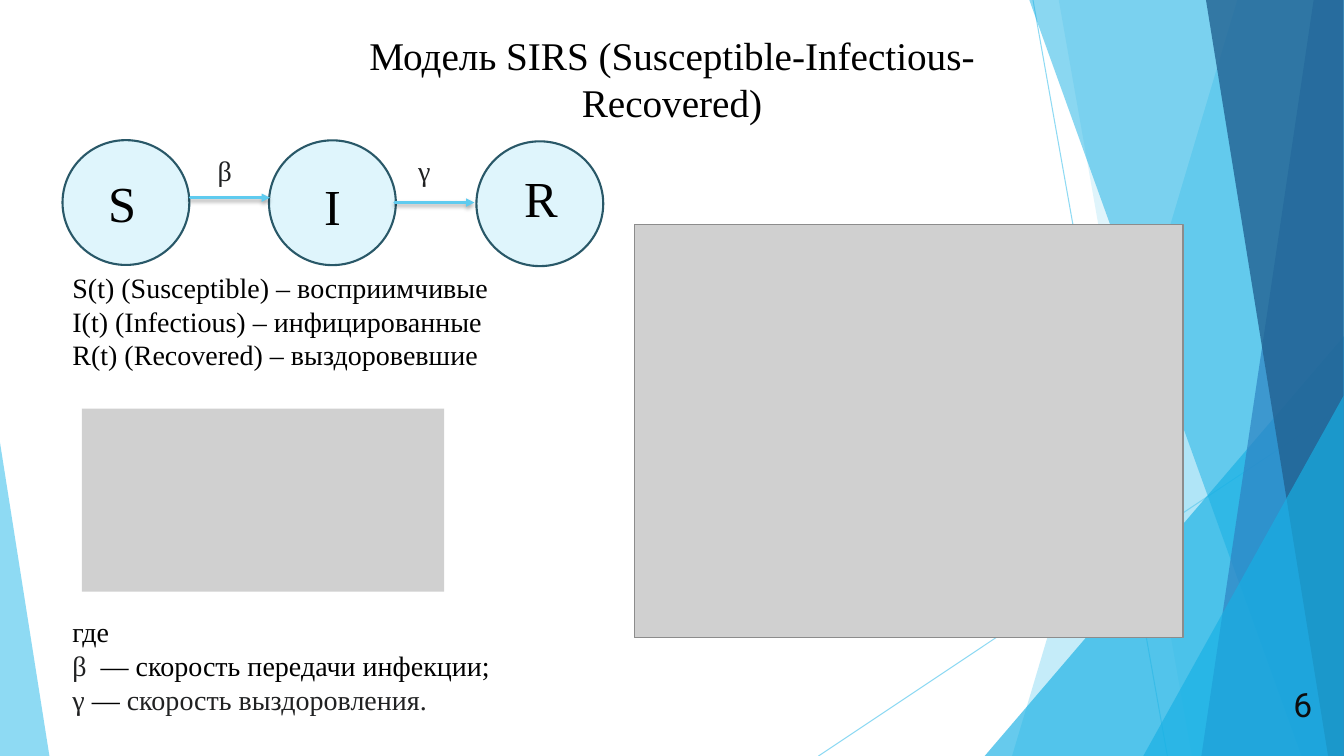
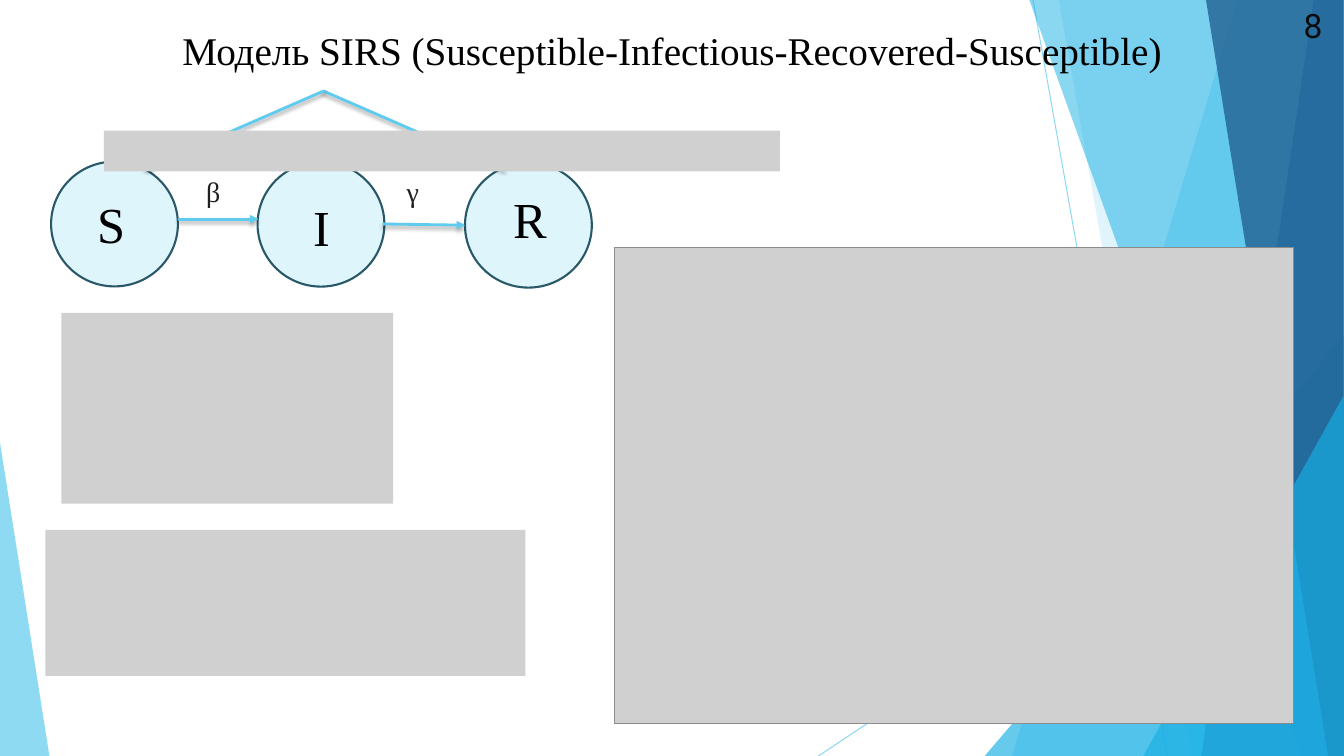
Before and after one commit to wolfufu/EpidemicModelsApp, a slide deck: slide 8 of ПрезентацияДиплом.pptx. Drawn at 1344x756 pixels with LibreOffice and Linux fonts; fonts in the diff are those of the drawing; grey boxes stand for pictures. Boxes give left, top, right and bottom in pixels: in the first picture for what was removed or moved away, otherwise in the second. Text is boxed around its words. In the diff, an @@ line names an element or a change of style, - is before the commit and + after.

```diff
--- a/ПрезентацияДиплом.pptx
+++ b/ПрезентацияДиплом.pptx
@@ text added at <box>1304,14,1323,39</box>, 24 pt, text #0D0D0D @@
+8
@@ text at <box>182,35,1162,73</box>: text changed @@
-Модель SIRS (Susceptible-Infectious-Recovered)
+Модель SIRS (Susceptible-Infectious-Recovered-Susceptible)
@@ arrow added from (324, 91) to (144, 169), #5FCBEF 2 pt @@
@@ line added from (503, 169) to (324, 91), #5FCBEF 2 pt @@
@@ picture added at <box>104,131,780,171</box> @@
@@ text "S": place and size @@
-text "S" at <box>108,188,136,223</box>
+text "S" at <box>97,209,125,244</box>
@@ 4 texts, 3 ellipses, 2 arrows: place and size @@
-4 texts, 3 ellipses, 2 arrows at <box>63,140,604,266</box>
+4 texts, 3 ellipses, 2 arrows at <box>51,161,592,287</box>
@@ picture: place and size @@
-picture at <box>634,225,1184,638</box>
+picture at <box>614,248,1294,724</box>
@@ text removed at <box>72,278,487,371</box> @@
-S(t) (Susceptible) – восприимчивые
-I(t) (Infectious) – инфицированные
-R(t) (Recovered) – выздоровевшие
@@ picture: place and size @@
-picture at <box>82,408,444,592</box>
+picture at <box>62,314,393,504</box>
@@ picture added at <box>45,530,525,677</box> @@
@@ text removed at <box>72,628,490,715</box> @@
-где
-β — скорость передачи инфекции;
-γ — скорость выздоровления.
@@ text removed at <box>1293,693,1312,718</box> @@
-6
```
Also in this commit, not shown: 18 other slides changed, 2 slides added, 9 other files.
